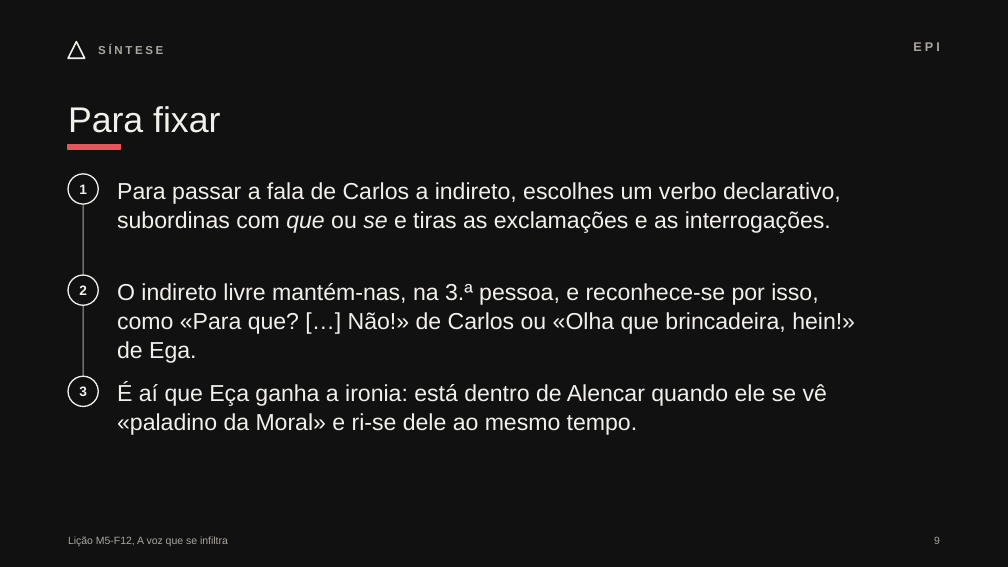
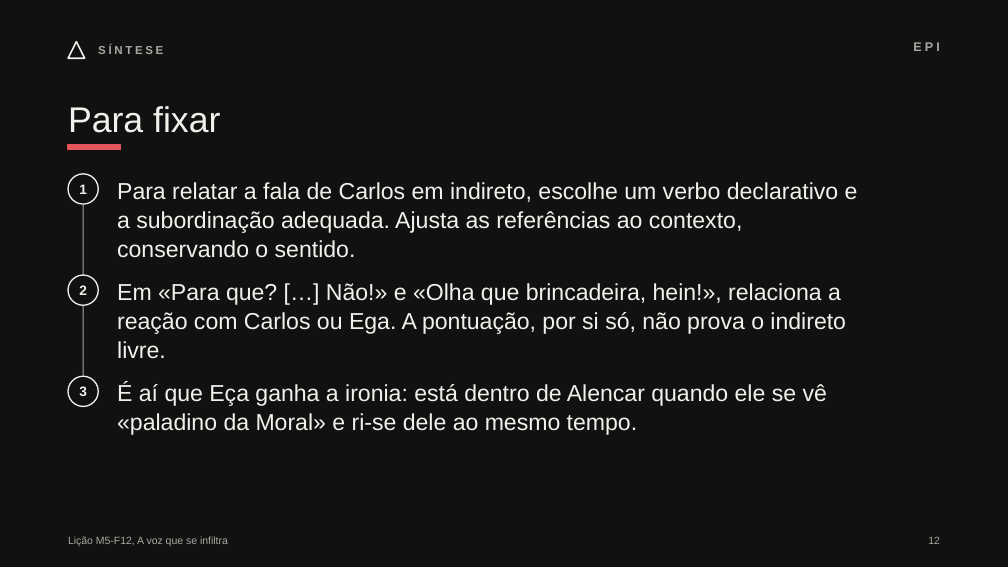
Before and after one commit to pedrohfernandes-klk/pt, a slide deck: slide 12 of m5/diapositivos/sessao-08-m5-f12.pptx (slide 9 before the commit). Drawn at 1008x567 pixels with LibreOffice and Linux fonts; fonts in the diff are those of the drawing. Boxes give left, top, right and bottom in pixels: in the first picture for what was removed or moved away, otherwise in the second. Text is boxed around its words. In the diff, an @@ line names an element or a change of style, - is before the commit and + after.

```diff
--- a/m5/diapositivos/sessao-08-m5-f12.pptx
+++ b/m5/diapositivos/sessao-08-m5-f12.pptx
@@ text at (117, 182, 858, 258): text changed @@
-Para passar a fala de Carlos a indireto, escolhes um verbo declarativo, subordinas com que ou se e tiras as exclamações e as interrogações.
+Para relatar a fala de Carlos em indireto, escolhe um verbo declarativo e a subordinação adequada. Ajusta as referências ao contexto, conservando o sentido.
@@ text at (117, 283, 846, 358): text changed @@
-O indireto livre mantém-nas, na 3.ª pessoa, e reconhece-se por isso, como «Para que? […] Não!» de Carlos ou «Olha que brincadeira, hein!» de Ega.
+Em «Para que? […] Não!» e «Olha que brincadeira, hein!», relaciona a reação com Carlos ou Ega. A pontuação, por si só, não prova o indireto livre.
@@ text at (928, 536, 940, 544): text changed @@
-9
+12
```
Also in this commit, not shown: 5 other slides changed, 3 slides added, 17 other files.
